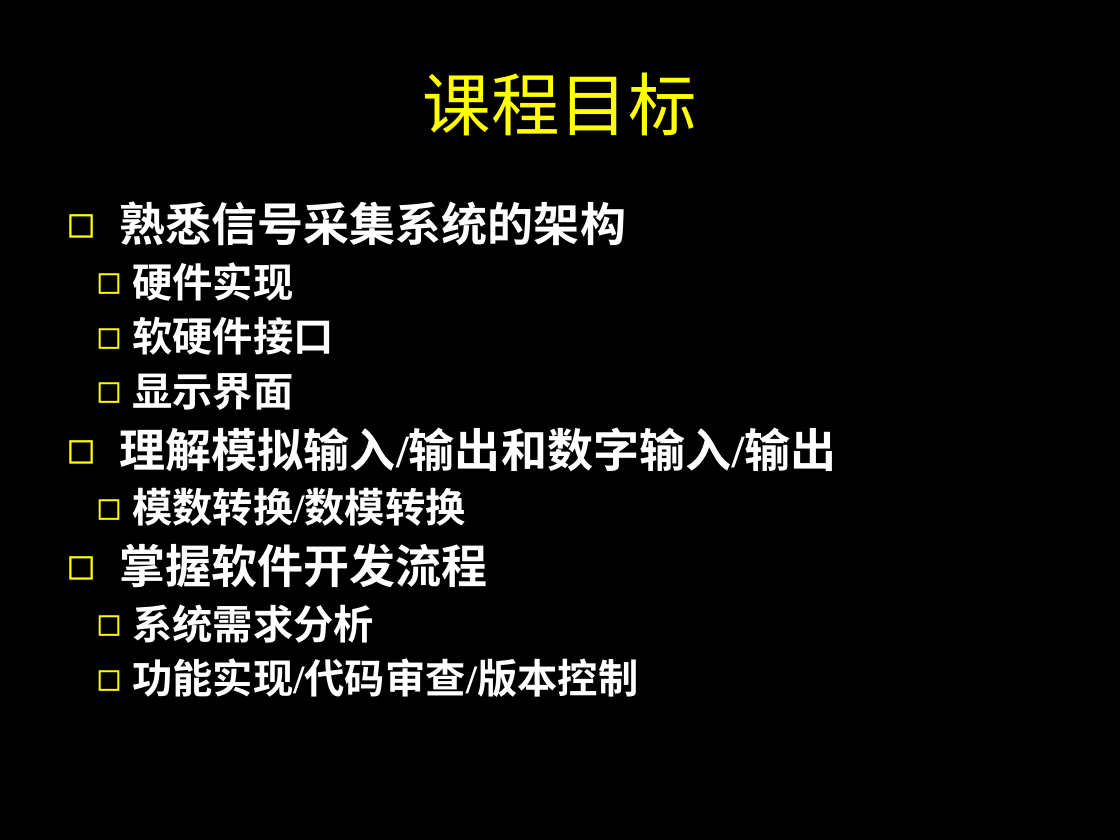
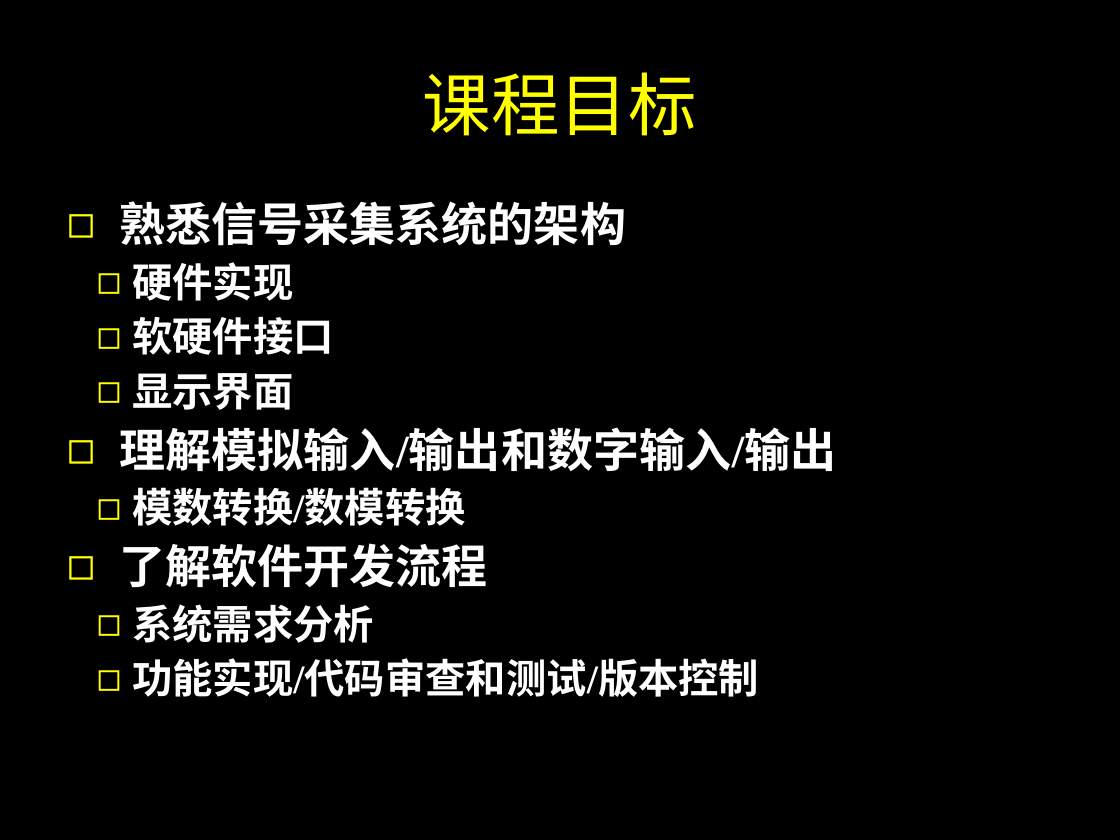
Before and after one commit to SJTUCourse/BI450, a slide deck: slide 8 of Lectures/2017 Fall/Lecture 0/Lecture 0.ppt (slide 7 before the commit). Drawn at 1120x840 pixels with LibreOffice and Linux fonts; fonts in the diff are those of the drawing. Boxes give left, top, right and bottom in pixels: in the first picture for what was removed or moved away, otherwise in the second. Text is boxed around its words. In the diff, an @@ line names an element or a change of style, - is before the commit and + after.

```diff
--- a/Lectures/2017 Fall/Lecture 0/Lecture 0.ppt
+++ b/Lectures/2017 Fall/Lecture 0/Lecture 0.ppt
@@ text at <box>119,543,487,588</box>: text changed @@
-◻ 掌握软件开发流程
+◻ 了解软件开发流程
@@ text at <box>132,658,759,697</box>: text changed @@
-  ◻ 功能实现/代码审查/版本控制
+  ◻ 功能实现/代码审查和测试/版本控制
```
Also in this commit, not shown: 1 other slide changed, 2 slides added, 1 other file.
